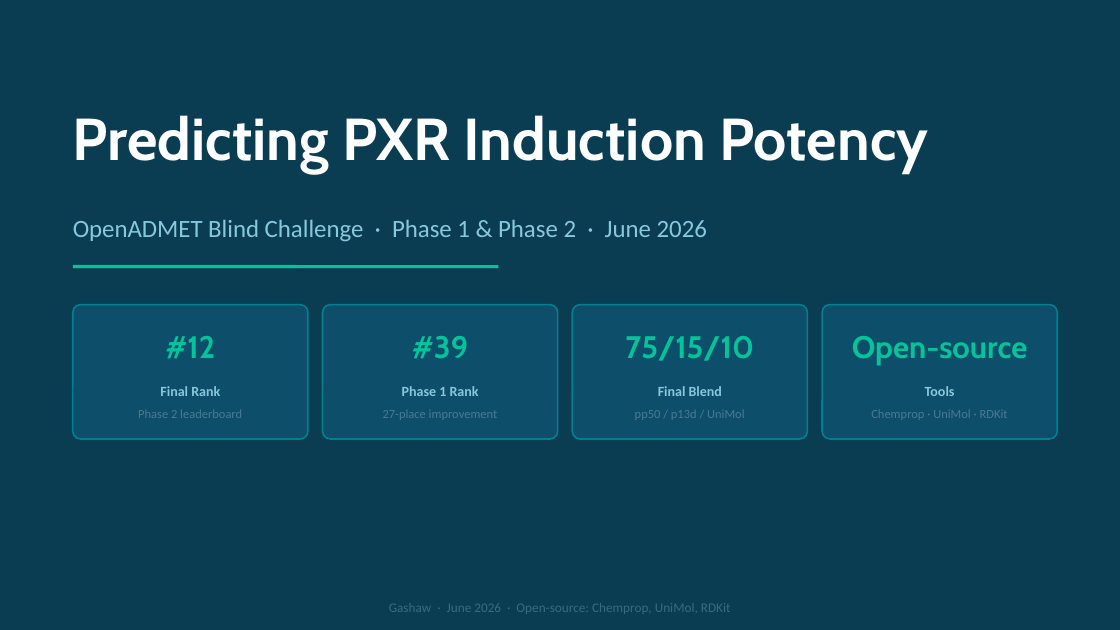
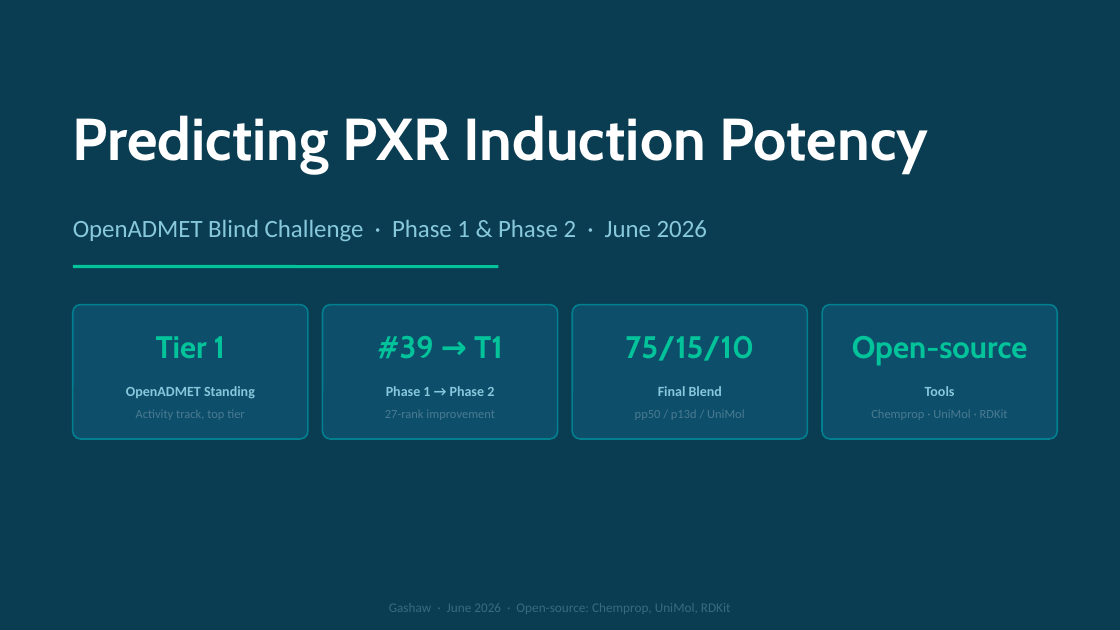
Before and after one commit to gashawmg/openadmet-pxr-pec50-challenge, a slide deck: slide 1 of pxr_challenge_presentation_v4.pptx. Drawn at 1120x630 pixels with LibreOffice and Linux fonts; fonts in the diff are those of the drawing. Boxes give left, top, right and bottom in pixels: in the first picture for what was removed or moved away, otherwise in the second. Text is boxed around its words. In the diff, an @@ line names an element or a change of style, - is before the commit and + after.

Commit message:
Reframe narrative: Tier 1 standing over rank number
- README: Rank #12 → Tier 1 (activity track, 43-entry top tier)
- Slide 1: 'Final Rank #12' card → 'Tier 1 / OpenADMET Standing'; '#39 improvement' → '#39 → T1 journey'
- Slide 13: Header → 'Phase 2 — OpenADMET Tier 1 · Activity Track'; top metric card → 'Tier 1 / 43-entry top tier'; table row → 'Tier 1, Activity Track (of 43)'
- Slide 14: Header → 'Tier 1 Confirmed'; bar label → 'Gashaw (Tier 1)'; first insight card references official OpenADMET Tier 1 designation (43 entries, sequential significance testing)
- Slide 15: Achievements lead with Tier 1 status and '#39 → Tier 1' journey
- Rebuilt pxr_challenge_presentation_v4.pptx

```diff
--- a/pxr_challenge_presentation_v4.pptx
+++ b/pxr_challenge_presentation_v4.pptx
@@ text at (156,336,225,358): text changed @@
-#12
+Tier 1
@@ text at (377,336,503,359): text changed @@
-#39
+#39 → T1
@@ text at (126,386,255,399): text changed @@
-Final Rank
+OpenADMET Standing
@@ text at (386,386,494,396): text changed @@
-Phase 1 Rank
+Phase 1 → Phase 2
@@ text at (136,410,244,420): text changed @@
-Phase 2 leaderboard
+Activity track, top tier
@@ text at (385,410,495,420): text changed @@
-27-place improvement
+27-rank improvement
```
Also in this commit, not shown: 3 other slides changed, 2 other files.
